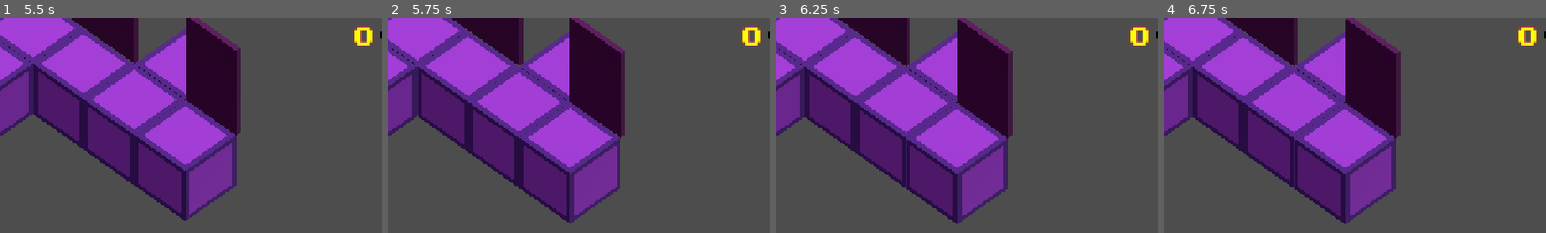
Above: before the commit, frames 1-4 (left to right).
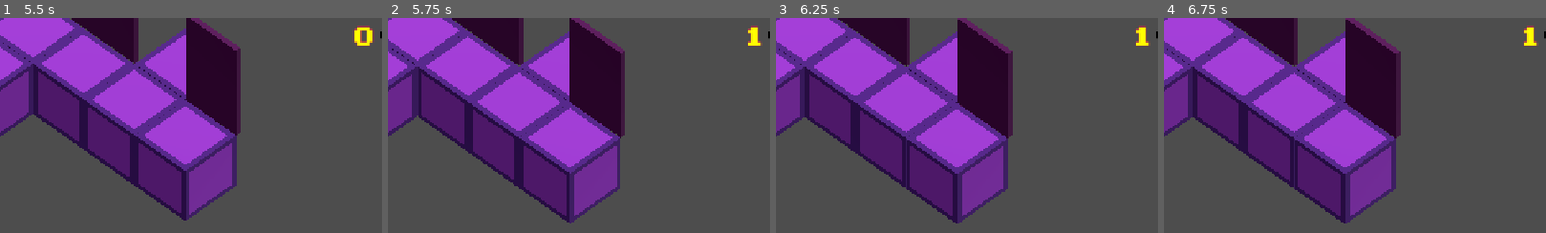
Above: after the commit, the same moments.

Repository: wenqiange/Looty-Dungeon-Recreation
Game: Godot game, scene res://Scenes/MainMenu.tscn
Same seed, same stepped clock (60 frames per second), same inputs: the game is played once before the commit and once after it. Sound files missing from this copy of the repository are replaced by a short silence.
Inputs (mouse positions are % of the whole screen's width and height, from its top left):
- Up to frame 1 (5.5 s): click (50, 23) at 0.5 s; click (50, 23) at 1.25 s; tap Enter at 2 s; move the mouse to (72, 45) at 2.02 s; hold D (move_right) 2.03-2.78 s; tap Z (Action) every 0.75 s from 2.1 to 5.1 s; move the mouse to (30, 55) at 2.77 s; hold S (move_down) 2.78-3.53 s; move the mouse to (60, 28) at 3.52 s; hold D (move_right) 3.53-4.28 s; move the mouse to (45, 70) at 4.27 s; hold W (move_up) 4.28-5.03 s; move the mouse to (80, 65) at 5.02 s; hold A (move_left) from 5.03 s (still down)
- Up to frame 2 (5.75 s): keep holding A (move_left); tap C (cheat_coins, bound only after the commit) at 5.65 s
- Up to frame 3 (6.25 s): keep holding A (move_left); move the mouse to (20, 35) at 5.77 s; tap Z (Action) at 5.85 s
- Up to frame 4 (6.75 s): move the mouse to (55, 50) at 6.52 s; release A (move_left) at 6.53 s; hold S (move_down) from 6.53 s (still down); tap Z (Action) at 6.6 s
The pictures show only the part of the screen within x 46-96%, y 0-50%; the shares and areas given below are measured in that part.

Frame 1 is identical in both runs. In frame 2, 0.4% of the frame differs, in the area x 92-98%, y 3-14%; in frame 3, 0.4%; in frame 4, 0.4%.

Commit message:
Arreglos de goblin, y cheat para ganar monedas

Diff:
--- a/looty-dungeon/Nodes/Enemies/goblin.tscn
+++ b/looty-dungeon/Nodes/Enemies/goblin.tscn
@@ -1,6 +1,6 @@
 [gd_scene format=3 uid="uid://fra3io0p4ql5"]
 
-[ext_resource type="Script" uid="uid://cohqj85ihs47j" path="res://Scripts/slime.gd" id="1_11vwg"]
+[ext_resource type="Script" uid="uid://djywhn06oiq43" path="res://Scripts/goblin.gd" id="1_11vwg"]
 [ext_resource type="ArrayMesh" uid="uid://bm0g5gfre4jkm" path="res://Models/Enemies/goblin.obj" id="2_11vwg"]
 [ext_resource type="Script" uid="uid://ct32ju8ixue8" path="res://Scripts/damage_area.gd" id="3_6rtym"]
 [ext_resource type="Script" uid="uid://doolqemfcfhdo" path="res://Scripts/hit_box.gd" id="4_5tb8v"]
@@ -207,7 +207,6 @@
 
 [node name="goblin" type="Node3D" unique_id=1608742070 groups=["enemies"]]
 script = ExtResource("1_11vwg")
-see_radius = 5.0
 idle_animation = "idle"
 walk_animation = "walk"
 attack_animation = "attack"
@@ -255,16 +254,11 @@
 ground_raycast = NodePath("../GroundCheck")
 enemy_collision = 10
 exclude_colision = [NodePath("../HitBox")]
-inmune_to = 1
+inmune_to = 0
 metadata/_custom_type_script = "uid://3t50y6pxtmjf"
 
 [node name="AnimationPlayer" type="AnimationPlayer" parent="." unique_id=353505092]
 libraries/ = SubResource("AnimationLibrary_mrh0h")
 autoplay = &"idle"
 
-[node name="Delay" type="Timer" parent="." unique_id=1221007529]
-wait_time = 1.5
-autostart = true
-
 [connection signal="got_hit" from="HitBox" to="." method="on_die"]
-[connection signal="timeout" from="Delay" to="." method="_on_delay_timeout"]
--- a/looty-dungeon/Nodes/levels/level_2.tscn
+++ b/looty-dungeon/Nodes/levels/level_2.tscn
@@ -10,12 +10,12 @@
 [ext_resource type="PackedScene" uid="uid://crqvugbsp47nd" path="res://Nodes/Walls/wall_3.tscn" id="8_4o5ka"]
 [ext_resource type="PackedScene" uid="uid://dpv1jbdcc6qi3" path="res://Nodes/Walls/wall_2.tscn" id="9_5m36k"]
 [ext_resource type="PackedScene" uid="uid://dluhwo6us7iir" path="res://Nodes/Walls/door.tscn" id="10_41w6t"]
-[ext_resource type="PackedScene" uid="uid://coippum77fhr3" path="res://Nodes/Enemies/slime.tscn" id="14_6iwcy"]
 [ext_resource type="Script" uid="uid://bfh1emwibf3gk" path="res://Scripts/FollowDelay.gd" id="14_b46l6"]
 [ext_resource type="PackedScene" uid="uid://b4tbxldabcmf1" path="res://Nodes/Obstacles/solid_stone.tscn" id="14_odawt"]
 [ext_resource type="PackedScene" uid="uid://dqx2ty1287qwm" path="res://Nodes/Obstacles/solid_elephant.tscn" id="15_jxxp8"]
 [ext_resource type="PackedScene" uid="uid://6ohd0kweg6bw" path="res://Nodes/Obstacles/solid_knight.tscn" id="16_3c4d5"]
 [ext_resource type="PackedScene" uid="uid://d2ywg2qsnyf4m" path="res://Nodes/Tiles/end_tile.tscn" id="16_odawt"]
+[ext_resource type="PackedScene" uid="uid://fra3io0p4ql5" path="res://Nodes/Enemies/goblin.tscn" id="17_p03b7"]
 
 [node name="Level2" type="Node3D" unique_id=1671466127 node_paths=PackedStringArray("player_spawn")]
 script = ExtResource("1_mltej")
@@ -208,23 +208,22 @@
 [node name="Wall13" parent="Walls" unique_id=1332511335 instance=ExtResource("7_vop7j")]
 transform = Transform3D(-1, 0, -8.742278e-08, 0, 1, 0, 8.742278e-08, 0, -1, -2, 0, 8.5)
 
-[node name="Slime" parent="." unique_id=1608742070 instance=ExtResource("14_6iwcy")]
-transform = Transform3D(1, 0, 0, 0, 1, 0, 0, 0, 1, -1.9976501, 0.5, 6.969823)
-
-[node name="NavigationAgent3D2" type="NavigationAgent3D" parent="Slime" unique_id=1009864067]
+[node name="Door" parent="." unique_id=1781724774 instance=ExtResource("10_41w6t")]
+transform = Transform3D(-1, 0, -8.742278e-08, 0, 1, 0, 8.742278e-08, 0, -1, 0, 0, 8.5)
+
+[node name="EndTile" parent="." unique_id=389362272 instance=ExtResource("16_odawt")]
+transform = Transform3D(1, 0, 0, 0, 1, 0, 0, 0, 1, 0, 0, 9)
+
+[node name="goblin" parent="." unique_id=892708233 instance=ExtResource("17_p03b7")]
+transform = Transform3D(-1, 0, -8.742278e-08, 0, 1, 0, 8.742278e-08, 0, -1, 0, 0.4, 7)
+
+[node name="NavigationAgent3D2" type="NavigationAgent3D" parent="goblin" unique_id=1009864067]
 path_desired_distance = 0.5
 
-[node name="FollowPlayer" type="Node" parent="Slime" unique_id=1595373659 node_paths=PackedStringArray("agent")]
+[node name="FollowPlayer" type="Node" parent="goblin" unique_id=1595373659 node_paths=PackedStringArray("agent")]
 script = ExtResource("14_b46l6")
 agent = NodePath("../NavigationAgent3D2")
 metadata/_custom_type_script = "uid://bfh1emwibf3gk"
 
-[node name="Delay" type="Timer" parent="Slime/FollowPlayer" unique_id=527195106]
-wait_time = 1.5
+[node name="Delay" type="Timer" parent="goblin/FollowPlayer" unique_id=527195106]
 autostart = true
-
-[node name="Door" parent="." unique_id=1781724774 instance=ExtResource("10_41w6t")]
-transform = Transform3D(-1, 0, -8.742278e-08, 0, 1, 0, 8.742278e-08, 0, -1, 0, 0, 8.5)
-
-[node name="EndTile" parent="." unique_id=389362272 instance=ExtResource("16_odawt")]
-transform = Transform3D(1, 0, 0, 0, 1, 0, 0, 0, 1, 0, 0, 9)
--- a/looty-dungeon/Scripts/FollowDelay.gd
+++ b/looty-dungeon/Scripts/FollowDelay.gd
@@ -5,6 +5,8 @@
 var delay:Timer
 @export var agent:NavigationAgent3D
 @export var follow_radius:float=3
+
+var following = false
 
 func _ready():
 	super()
@@ -20,10 +22,11 @@
 	delay.timeout.connect(_on_delay)
 
 func _process(_delta: float) -> void:
+	if enemy.position.distance_to(player.position) > follow_radius: following = true
 	agent.target_position = player.position
 
 func _on_delay():
-	if enemy.position.distance_to(player.position) > follow_radius: return
+	if not following:return
 	var next_pos = agent.get_next_path_position()
 	var dir = next_pos - enemy.position
 	var idir = global.vec_to_dir(Vector2(dir.x,dir.z).normalized())
--- a/looty-dungeon/Scripts/PlayerCoins.gd
+++ b/looty-dungeon/Scripts/PlayerCoins.gd
@@ -7,7 +7,6 @@
 func _ready() -> void:
 	coins_changed.emit(coins)
 
-
 func add_coin() -> void:
 	coins += 1
 	coins_changed.emit(coins)
@@ -15,3 +14,7 @@
 func remove_coins(num:int) -> void:
 	coins -= num
 	coins_changed.emit(coins)
+
+func _input(event: InputEvent) -> void:
+	if event.is_action_pressed("cheat_coins"):
+		add_coin()
--- a/looty-dungeon/Scripts/enemy.gd
+++ b/looty-dungeon/Scripts/enemy.gd
@@ -6,9 +6,6 @@
 var player: Node3D
 var player_seen = false
 var can_move = true
-
-
-@export var see_radius:float
 
 @export var idle_animation:String
 @export var walk_animation:String
--- /dev/null
+++ b/looty-dungeon/Scripts/goblin.gd
@@ -0,0 +1,2 @@
+class_name Goblin
+extends Enemy
--- a/looty-dungeon/Scripts/grid_movement.gd
+++ b/looty-dungeon/Scripts/grid_movement.gd
@@ -42,6 +42,10 @@
 			break
 
 	hit_box.area_entered.connect(on_hitbox_collide)
+
+	var rot = parent.rotation_degrees.y
+	parent.rotation_degrees.y = 0
+	body.rotation_degrees.y = rot
 
 func _process(_delta: float) -> void:
 	on_ground = ground_raycast.is_colliding()
--- a/looty-dungeon/project.godot
+++ b/looty-dungeon/project.godot
@@ -80,6 +80,11 @@
 , Object(InputEventKey,"resource_local_to_scene":false,"resource_name":"","device":-1,"window_id":0,"alt_pressed":false …(183 unchanged characters)…
 ]
 }
+cheat_coins={
+"deadzone": 0.2,
+"events": [Object(InputEventKey,"resource_local_to_scene":false,"resource_name":"","device":-1,"window_id":0,"alt_pressed":false,"shift_pressed":false,"ctrl_pressed":false,"meta_pressed":false,"pressed":false,"keycode":0,"physical_keycode":67,"key_label":0,"unicode":99,"location":0,"echo":false,"script":null)
+]
+}
 
 [layer_names]
 
Not shown, added: looty-dungeon/Scripts/goblin.gd.uid
